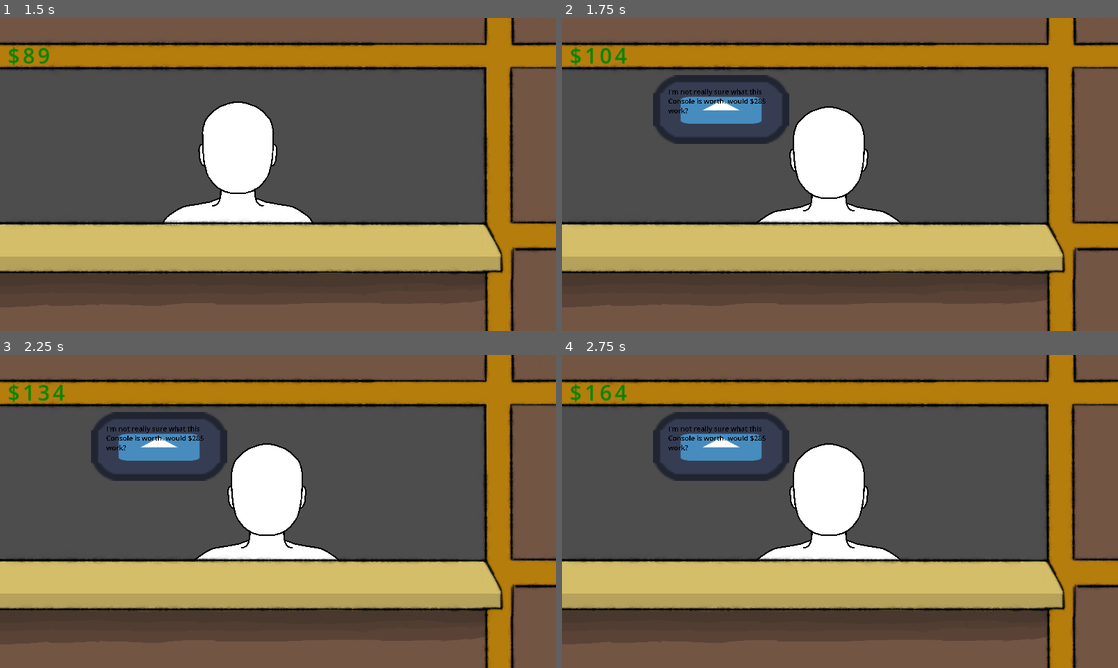
Above: before the commit, frames 1-4 (two rows, left to right).
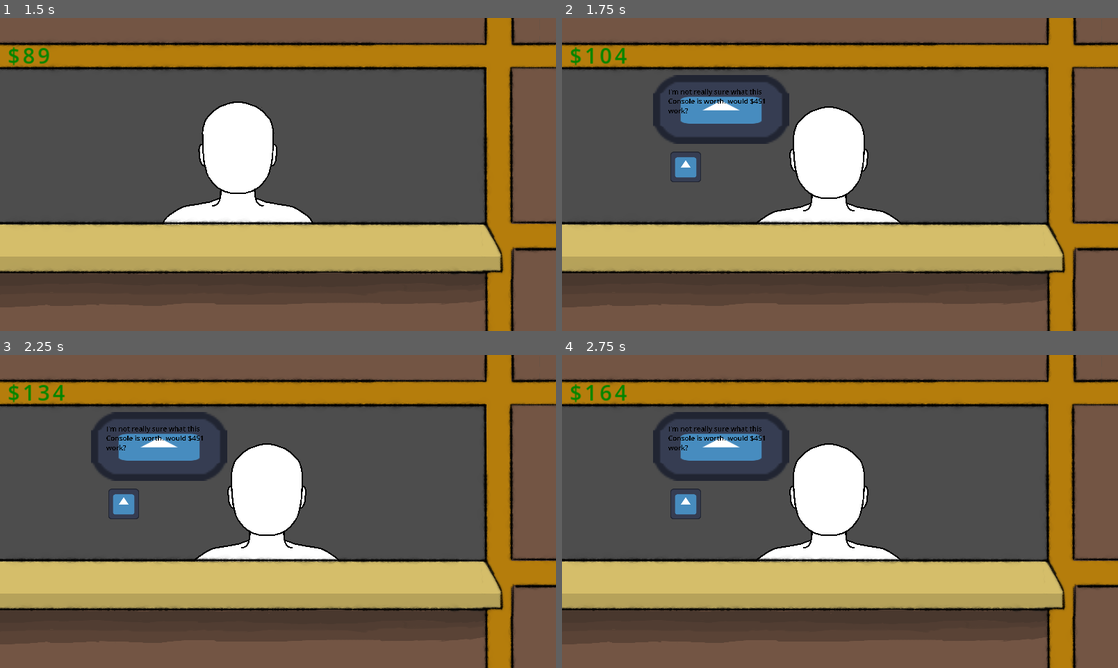
Above: after the commit, the same moments.

Repository: Routund/pawncepts
Game: Godot game, scene res://Scenes/Shop.tscn
The game is run twice, just before and just after one commit, with the same random seed, the same clock (stepped at 60 frames per second) and the same inputs. The engine's default icon, where the game draws it, is replaced by a stand-in: a white triangle on a blue panel in a dark square.
Inputs (mouse positions are in pixels of both pictures, inside the frame that each line leads up to):
- Up to frame 1 (1.5 s): move the mouse to (400, 158) at 0.52 s; click (400, 158) at 0.67 s; move the mouse to (166, 190) at 1.27 s; click (166, 190) at 1.42 s
- Up to frame 2 (1.75 s): no input
- Up to frame 3 (2.25 s): click (122, 505) at 2.02 s
- Up to frame 4 (2.75 s): no input

Frame 1 is identical in both runs. In frame 2, 0.3% of the frame differs, in the area x 19-37%, y 25-53%; in frame 3, 0.3%; in frame 4, 0.3%.

Commit message:
Worked on spinner

Diff:
--- a/Scenes/Shop.tscn
+++ b/Scenes/Shop.tscn
@@ -6,6 +6,7 @@
 [ext_resource type="Script" path="res://Scripts/Customer_functions.gd" id="3_x5wk7"]
 [ext_resource type="Script" path="res://Scripts/Speech_manager.gd" id="5_2j8ui"]
 [ext_resource type="Texture2D" uid="uid://bg7r14a7t7y5h" path="res://Assets/icon.svg" id="6_n6cel"]
+[ext_resource type="Script" path="res://Scenes/spin.gd" id="7_1lkl0"]
 [ext_resource type="Texture2D" uid="uid://t5lxafalxrrj" path="res://Assets/storefront.png" id="7_fdiy1"]
 
 [sub_resource type="FontVariation" id="FontVariation_uji3a"]
@@ -90,6 +91,16 @@
 label_settings = SubResource("LabelSettings_anbuk")
 autowrap_mode = 2
 
+[node name="Spinner" type="TextureButton" parent="Customer/Speech_bubble/Control"]
+layout_mode = 0
+offset_left = -1345.12
+offset_top = 1323.6
+offset_right = -1217.12
+offset_bottom = 1451.6
+scale = Vector2(7, 7)
+texture_normal = ExtResource("6_n6cel")
+script = ExtResource("7_1lkl0")
+
 [node name="Storefront" type="Sprite2D" parent="."]
 position = Vector2(573, 323)
 scale = Vector2(0.35, 0.35)
--- /dev/null
+++ b/Scenes/spin.gd
@@ -0,0 +1,32 @@
+extends TextureButton
+
+var price = 100
+var sensitivity = 1.0
+var mouse_pos
+var start_angle = 0
+var clockwise = false
+
+func _ready():
+	set_process_input(true)
+
+func _process(delta):
+	if is_pressed():
+		var new_mouse_pos = get_global_mouse_position()
+		var current_angle = (new_mouse_pos - global_position).angle()
+		if mouse_pos != null:
+			var angle_difference = current_angle - start_angle
+			if abs(angle_difference) > 0.01: # Adjust the threshold as needed
+				clockwise = angle_difference > 0
+				if clockwise:
+					price += sensitivity
+				else:
+					price -= sensitivity
+				print("Price: ", price)
+		mouse_pos = new_mouse_pos
+		start_angle = current_angle
+
+func _on_TextureButton_input_event(viewport, event, shape_idx):
+	if event is InputEventMouseButton:
+		if event.button_index == MOUSE_BUTTON_LEFT and event.pressed:
+			mouse_pos = get_global_mouse_position()
+			start_angle = (mouse_pos - global_position).angle()
--- a/Scripts/Speech_manager.gd
+++ b/Scripts/Speech_manager.gd
@@ -5,6 +5,7 @@
 var min_price = 0
 var initial_price = 0
 var sell_price = 100
+@onready var spinner = get_node("Control/Spinner")
 @onready var dialogue = get_node("Control/Label")
 
 var customerTypes = [
@@ -14,10 +15,16 @@
 	3, # Veteran, give low price, and have relatively high min price
 ]
 var cust_variance = [
-	1.1, # Stingy, give high price and have relatively high min price
+	1,1, # Stingy, give high price and have relatively high min price
 	0.4, # Desperate, give low price, and have relatively low min price
-	0.7, # Clueless, give high price, and have relatively low min price
+	0.6, # Clueless, give high price, and have relatively low min price
 	1, # Veteran, give low price, and have relatively high min price
+]
+var init_variance = [
+	1.4, # Stingy, give high price and have relatively high min price
+	1.5, # Desperate, give low price, and have relatively low min price
+	3, # Clueless, give high price, and have relatively low min price
+	1.1, # Veteran, give low price, and have relatively high min price
 ]
 var items_dict = {
 	0:"Necklace",
@@ -47,8 +54,8 @@
 func _on_customer_entered():
 	item = randi() % items_dict.size()
 	cust = customerTypes[randi() % customerTypes.size()]
-	min_price = int(prices[item] * (cust_variance[cust] + rng.randf_range(-0.2, 0.2)))
-	initial_price = min_price + randi_range(10, 50)  # Set an initial price above min_price
+	min_price = int(prices[item] * (cust_variance[cust] + rng.randf_range(-0.1, 0.1)))
+	initial_price = int(min_price*(init_variance[cust]+rng.randf_range(-0.05, 0.1)))  # Set an initial price above min_price
 
 	visible = true
 
@@ -62,4 +69,5 @@
 			dialogue.text = "I'm not really sure what this %s is worth. would $%d work?" % [items_dict[item],initial_price]
 		3:
 			dialogue.text = "I've done my own appraisal, and this %s is worth $%d" % [items_dict[item],initial_price]
+	spinner.price=initial_price
 	pass
Not shown: 1 places in Scenes/Shop.tscn that only renumber resources
